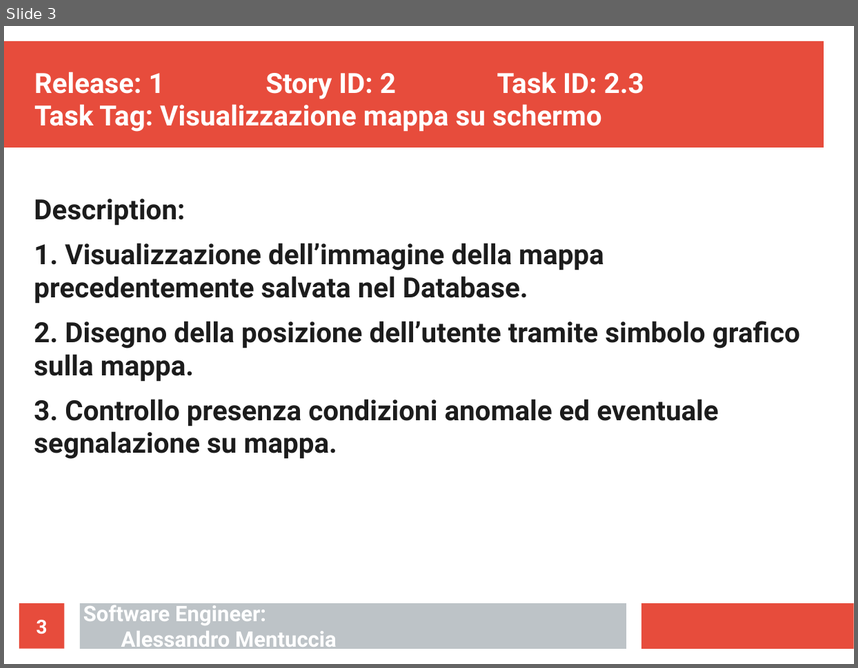
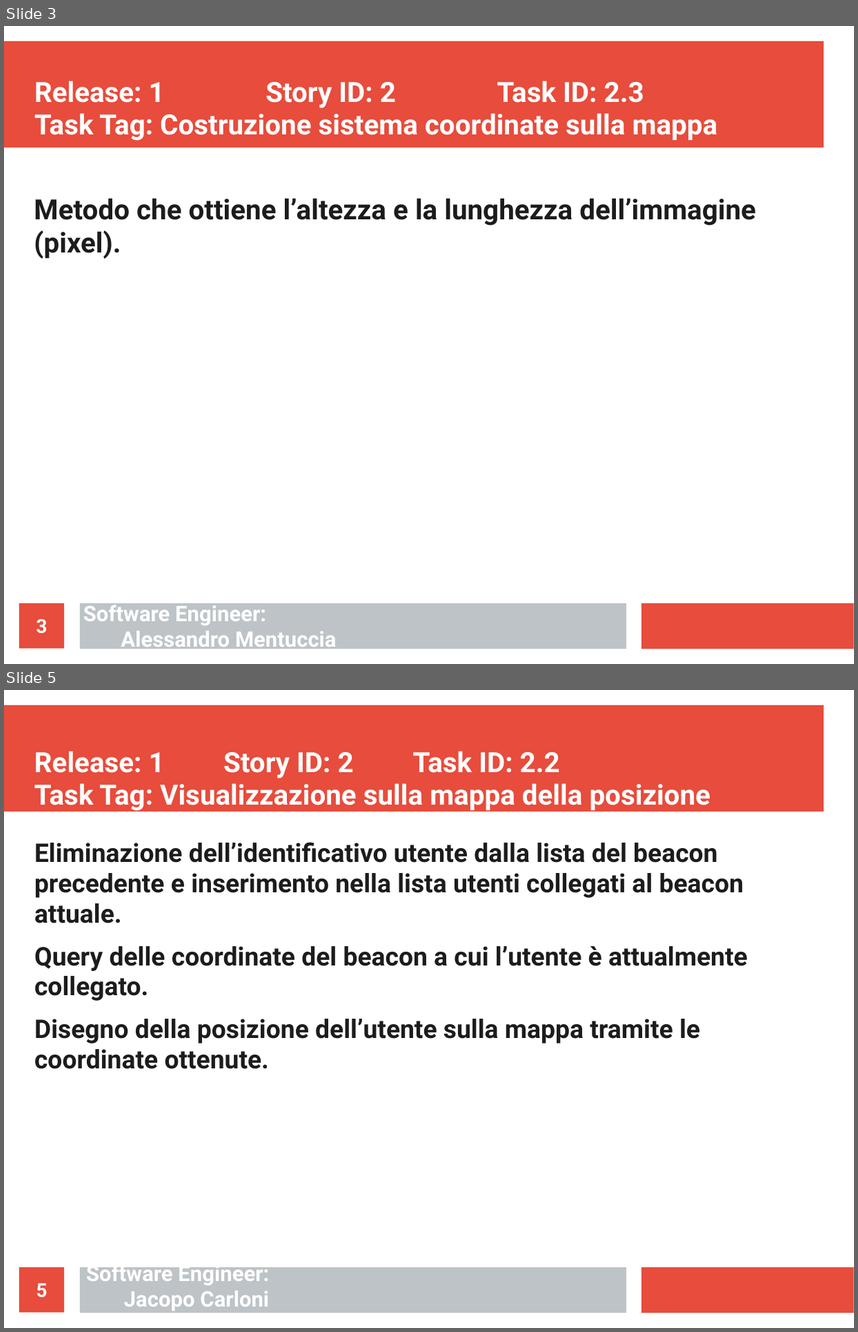
Before and after one commit to ecorradini/ProgettoIDS, a slide deck: AnalisiRequisiti/TaskGestioneMappe.ppt. Shown one above the other, each under a label of ours: slide 3 before the commit, slides 3 and 5 after it; the slides between them are not shown. The pictures are 858x668 and 858x1332 pixels, drawn with LibreOffice and Linux fonts; fonts in the diff are those of the drawing. Boxes give left, top, right and bottom in pixels: in the first picture for what was removed or moved away, otherwise in the second. Text is boxed around its words. In the diff, an @@ line names an element or a change of style, - is before the commit and + after.

Commit message:
TASK

```diff
--- a/AnalisiRequisiti/TaskGestioneMappe.ppt
+++ b/AnalisiRequisiti/TaskGestioneMappe.ppt
@@ slide 5 added at (4,690,854,1328), background #FFFFFF; not listed: 3 template elements that a slide beside it also shows @@
@@ text added at (34,751,711,811), 26 pt, text #FFFFFF, bold @@
+Release: 1 Story ID: 2 Task ID: 2.2
+Task Tag: Visualizzazione sulla mappa della posizione
@@ text added at (34,842,748,1069), 24 pt, text #1C1C1C, bold @@
+Eliminazione dell’identificativo utente dalla lista del beacon precedente e inserimento nella lista utenti collegati al beacon attuale.
+Query delle coordinate del beacon a cui l’utente è attualmente collegato.
+Disegno della posizione dell’utente sulla mappa tramite le coordinate ottenute.
@@ page number added at (19,1267,65,1312), fill #E74C3C, 18 pt, text #FFFFFF, bold @@
+5
@@ text added at (86,1261,269,1310), 20 pt, text #FFFFFF, bold @@
+Software Engineer:
+Jacopo Carloni
@@ slide 3 changed as well @@
@@ title at (34,81,718,141): text changed @@
-Release: 1 Story ID: 2 Task ID: 2.3
-Task Tag: Visualizzazione mappa su schermo
+Release: 1 Story ID: 2 Task ID: 2.3
+Task Tag: Costruzione sistema coordinate sulla mappa
@@ text at (34,198,756,259): text changed @@
-Description:
-1. Visualizzazione dell’immagine della mappa precedentemente salvata nel Database.
-2. Disegno della posizione dell’utente tramite simbolo grafico sulla mappa.
-3. Controllo presenza condizioni anomale ed eventuale segnalazione su mappa.
+Metodo che ottiene l’altezza e la lunghezza dell’immagine (pixel).
```
Also in this commit, not shown: 2 other slides changed, 5 other slides added, 1 slide removed, 2 other files.
